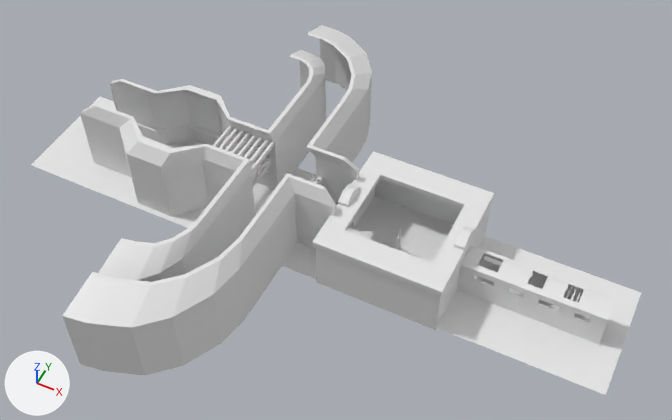
One commit to the Blender file Assets/Models/Escenario.blend: the scene before it, then after it.
Rendered twice from a 50 mm lens placed at (31.0, -249.0, 329.0), pointed at (-92.0, -2.0, 21.0). Arrows for +X, +Y and +Z are at lower left; the lights stay in place.

The scene before the commit, as lines of its bpy script (objects in view):
```python
ob_cube = bpy.data.objects.new('Cube', me_cube_001)
ob_cube.location = (0.0, 0.0, 0.0)
ob_cube.rotation_euler = (0.0, 0.0, 1.571)  # degrees (0, 0, 90)
ob_cube_003 = bpy.data.objects.new('Cube.003', me_cube)
ob_cube_003.location = (0.0, 0.0, 0.0)
ob_cube_003.rotation_euler = (0.0, 0.0, 1.571)  # degrees (0, 0, 90)
ob_cube_004 = bpy.data.objects.new('Cube.004', me_cube_007)
ob_cube_004.location = (0.0, 0.0, 0.0)
ob_cube_004.rotation_euler = (0.0, 0.0, 1.571)  # degrees (0, 0, 90)
ob_cube_005 = bpy.data.objects.new('Cube.005', me_cube_008)
ob_cube_005.location = (0.0, 0.0, 0.0)
ob_cube_005.rotation_euler = (0.0, 0.0, 1.571)  # degrees (0, 0, 90)
ob_cube_006 = bpy.data.objects.new('Cube.006', me_cube_009)
ob_cube_006.location = (0.0, 0.0, 0.0)
ob_cube_006.rotation_euler = (0.0, 0.0, 1.571)  # degrees (0, 0, 90)
ob_cube_007 = bpy.data.objects.new('Cube.007', me_cube_010)
ob_cube_007.location = (0.0, 0.0, 0.0)
ob_cube_007.rotation_euler = (0.0, 0.0, 1.571)  # degrees (0, 0, 90)
ob_muros = bpy.data.objects.new('muros', me_cube_002)
ob_muros.location = (0.0, 0.0, 0.0)
ob_muros.rotation_euler = (0.0, 0.0, 1.571)  # degrees (0, 0, 90)
ob_piso3 = bpy.data.objects.new('piso3', me_cube_006)
ob_piso3.location = (0.0, 0.0, 0.0)
ob_piso3.rotation_euler = (0.0, 0.0, 1.571)  # degrees (0, 0, 90)
ob_plane = bpy.data.objects.new('Plane', me_plane)
ob_plane.location = (-102.9, -0.2, 2.6)
ob_plane.scale = (144.0, 28.4, 1.0)
# also in view: 'Cube.002' at (-60.0, 0.0, 31.0)
```
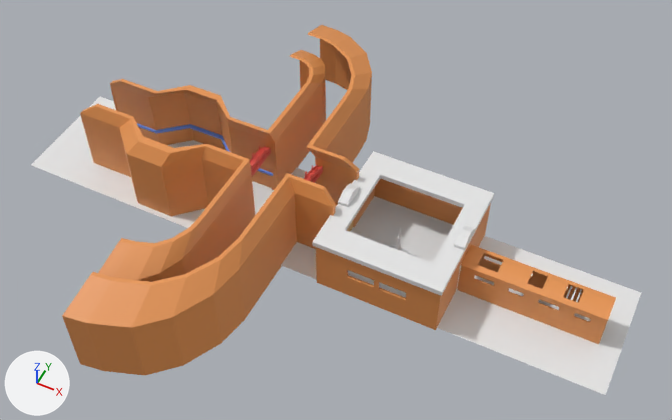
Where the newer file only moved an object's origin or applied its transform, the numbers keep the older frame.

What differs and where, as boxes [x1, y1, x2, y2] in the pictures (672 x 420 px):
'piso3', recoloured (white to orange)
    both: [62, 25, 372, 375]
'Cube', recoloured (white to orange)
    both: [457, 245, 616, 344]
'muros', recoloured, reshaped
    both: [316, 179, 491, 330]
'Cube.007', reshaped, moved, turned, rescaled (not visible afterwards)
    before: [213, 126, 274, 175]
'Cube.005', reshaped, moved
    before: [252, 162, 272, 187]
    after: [250, 146, 271, 177]
'Cube.003', reshaped, moved
    before: [318, 180, 323, 185]
    after: [304, 165, 323, 183]
'Cube.006', deleted
    before: [252, 157, 271, 183]
'Cube.004', deleted
    before: [311, 176, 323, 184]
'puerta.001', moved, turned
    before: [349, 221, 353, 227]
    after: [347, 220, 354, 232]
part 1 of me_cube_002, added
    after: [316, 179, 490, 330]
part 2 of me_cube_002, recoloured
    both: [316, 203, 491, 306]
part 3 of me_cube_006, recoloured (white to blue)
    both: [137, 123, 273, 176]
part 4 of me_cube, added
    after: [304, 165, 323, 181]
part 5 of me_cube, recoloured
    before: [318, 180, 323, 185]
    after: [311, 170, 323, 183]
part 6 of me_cube_008, added
    after: [250, 146, 271, 171]
part 7 of me_cube_008, recoloured
    before: [252, 162, 272, 187]
    after: [251, 151, 271, 177]
part 8 of me_cube_010, deleted
    before: [213, 126, 274, 175]

What changed in the scene script:
```text
Change mat_mat_muros:
    mat_mat_muros.base_color: (0.8, 0.8, 0.8) -> (0.8, 0.303, 0.085)  # white #e7e7e7 -> orange #e79652
Add mat_material_002:
    mat_material_002 = principled_material('Material.002')
    mat_material_002.base_color = (0.8, 0.0848, 0.062)  # red #e75246
Add mat_mat_muros_lado:
    mat_mat_muros_lado = principled_material('Mat muros lado')
    mat_mat_muros_lado.base_color = (0.146, 0.279, 0.8)  # blue #6b90e7
Change me_cube_002:
    used by ob_muros; location = (0.0, 0.0, 0.0); rotation_euler = (0.0, 0.0, 1.571), in degrees (0, 0, 90)
    remove me_cube_002.from_pydata(...)  # 220 vertices, 204 faces; spans x -29.6..29.2, y 31.8..88.2, z 2.1..27.5
    add me_cube_002.from_pydata(...)  # 304 vertices, 292 faces; spans x -29.6..29.2, y 31.8..88.2, z 2.1..27.5
    me_cube_002 part 1: 84 vertices added at x -29.6..29.2, y 31.8..88.2, z 2.1..27.5
    me_cube_002 part 2: 140 faces spanning x -29.6..29.2, y 31.8..88.2, z 19.6..27.5 switch from no material to mat_mat_muros (orange #e79552)
Change me_cube_006:
    where me_cube_006.from_pydata(...)  # 584 vertices, 528 faces; spans x -110.0..96.0, y 88.0..220.0, z 1.0..41.0
    used by ob_piso3; location = (0.0, 0.0, 0.0); rotation_euler = (0.0, 0.0, 1.571), in degrees (0, 0, 90)
    me_cube_006 part 3: 45 of the faces centred in x -23.0..21.0, y 143.0..209.0, z 12.0..14.0 switch from mat_mat_muros (white #e7e7e7) to mat_mat_muros_lado (blue #6b90e7)
Change me_cube:
    used by ob_cube_003; location = (0.0, 0.0, 0.0); rotation_euler = (0.0, 0.0, 1.571), in degrees (0, 0, 90)
    remove me_cube.from_pydata(...)  # 260 vertices, 258 faces; spans x -11.8..10.3, y 105.2..108.1, z 20.6..24.7
    add me_cube.from_pydata(...)  # 576 vertices, 572 faces; spans x -11.8..10.3, y 105.2..108.1, z 20.6..28.8
    me_cube part 4: a new loose piece of 316 vertices spanning x -11.8..10.3, y 105.2..108.1, z 22.0..28.8, in mat_material_002 (red #e75246)
    me_cube part 5: 258 faces spanning x -11.8..10.3, y 105.2..108.1, z 20.6..24.7 switch from no material to mat_material_002 (red #e75246)
Change me_cube_008:
    used by ob_cube_005; location = (0.0, 0.0, 0.0); rotation_euler = (0.0, 0.0, 1.571), in degrees (0, 0, 90)
    remove me_cube_008.from_pydata(...)  # 260 vertices, 258 faces; spans x -11.8..10.3, y 132.0..134.9, z 20.6..24.7
    add me_cube_008.from_pydata(...)  # 576 vertices, 572 faces; spans x -11.8..10.3, y 132.0..134.9, z 20.6..28.8
    me_cube_008 part 6: a new loose piece of 316 vertices spanning x -11.8..10.3, y 132.0..134.9, z 22.0..28.8, in mat_material_002 (red #e75246)
    me_cube_008 part 7: 258 faces spanning x -11.8..10.3, y 132.0..134.9, z 20.6..24.7 switch from no material to mat_material_002 (red #e75246)
Change me_cube_010:
    used by ob_cube_007; location = (0.0, 0.0, 0.0); rotation_euler = (0.0, 0.0, 1.571), in degrees (0, 0, 90)
    remove me_cube_010.from_pydata(...)  # 8 vertices, 6 faces; spans x -12.3..10.5, y 129.7..130.9, z 33.6..35.6
    add me_cube_010.from_pydata(...)  # 20 vertices, 18 faces; spans x -11.4..5.9, y -0.6..0.6, z -1.0..1.0
    me_cube_010 part 8: 8 vertices removed from x -12.3..10.5, y 129.7..130.9, z 33.6..35.6
    me_cube_010 part 9: the surface is now shaded smooth
    add me_cube_010.materials.append(mat_mat_rejas)  # beige #e7c275
Change ob_puerta:
    ob_puerta.location: (0.0, 0.0, 0.0) -> (-87.8, -6.0, 10.0)
    ob_puerta.rotation_euler: (0.0, 0.0, 1.571) -> (0.0, 0.0, 0.134)  # degrees (0, 0, 90) -> degrees (0, 0, 7.7)
Change ob_puerta_001:
    ob_puerta_001.location: (0.0, 0.0, 0.0) -> (-87.7, 6.1, 10.2)
    ob_puerta_001.rotation_euler: (0.0, 0.0, 1.571) -> (0.0, 0.0, 2.676)  # degrees (0, 0, 90) -> degrees (0, 0, 153)
Change ob_cube_003:
    ob_cube_003.location: (0.0, 0.0, 0.0) -> (0.0, 0.0, 6.9)
Remove ob_cube_004:
    ob_cube_004 = bpy.data.objects.new('Cube.004', me_cube_007)
Change ob_cube_005:
    ob_cube_005.location: (0.0, 0.0, 0.0) -> (0.0, 0.0, 6.9)
Remove ob_cube_006:
    ob_cube_006 = bpy.data.objects.new('Cube.006', me_cube_009)
Change ob_cube_007:
    ob_cube_007.location: (0.0, 0.0, 0.0) -> (-32.2, 4.3, 13.8)
    ob_cube_007.rotation_euler: (0.0, 0.0, 1.571) -> (3.142, -1.571, 0.0)  # degrees (0, 0, 90) -> degrees (180, -90, 0)
    ob_cube_007.scale: (1.0, 1.0, 1.0) -> (1.0, 0.384, 0.204)
```
